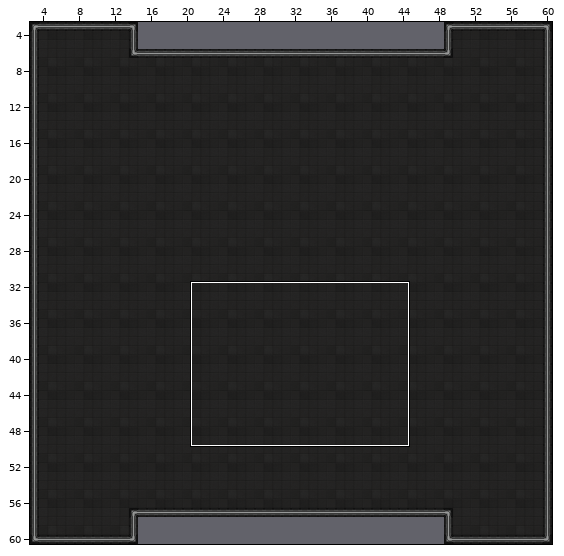
Two versions of a level (Tiled map, Momo/TestGame/TestGameContent/maps/test_arena/test_arena.tmx). The first picture is a wide view before the edit; the outline marks the close-up.
Close-up. The starting point:
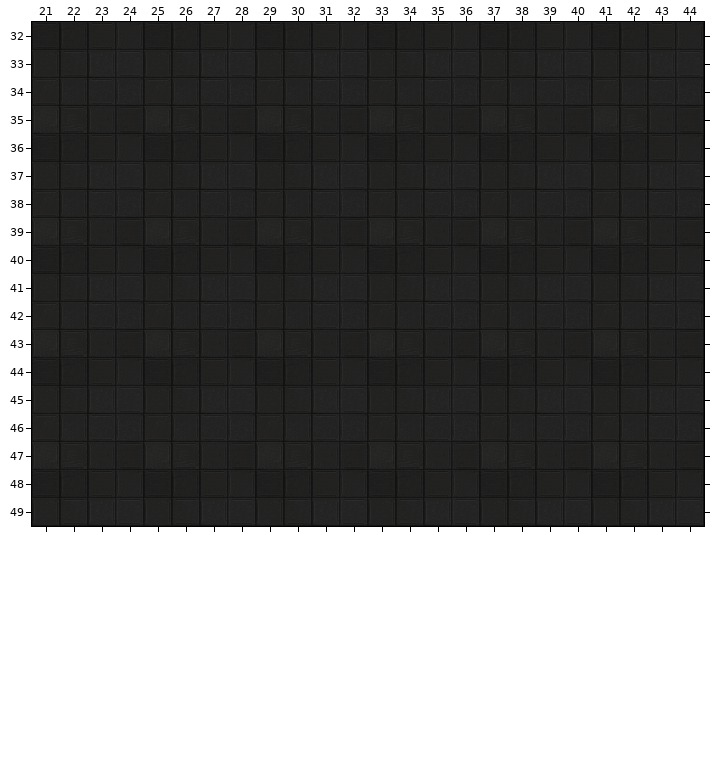
Cells are 32x32 px. Shown: x 21..44, y 32..49. The commit also changed other parts of the map, which this record leaves out.
New version:
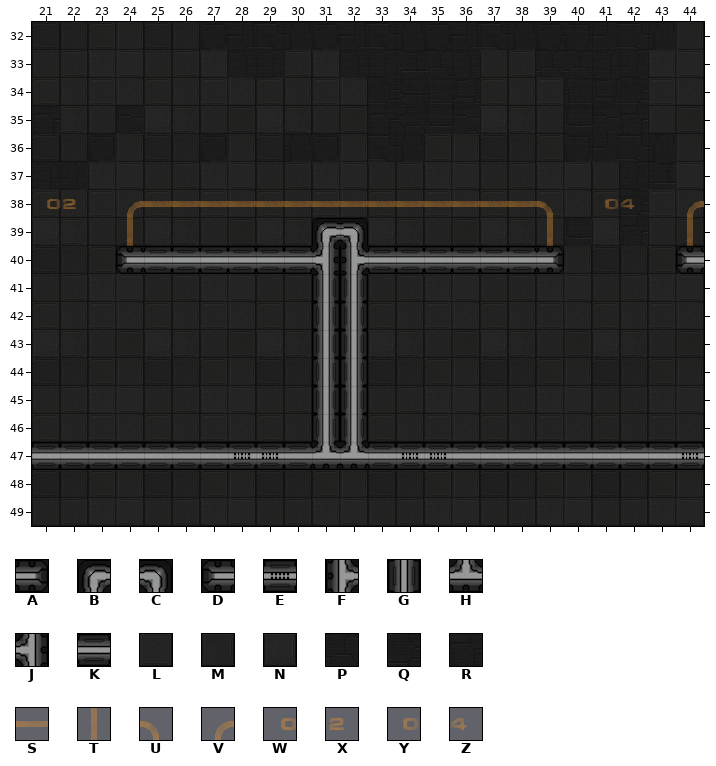
Key: from "ceiling": A 0, B 2, C 3, D 9, E 12, F 18, G 20, H 26, J 27, K 28; from "livingquaters": L 92, M 110, N 125, P 140, Q 158, R 174; from "text": S 8, T 9, U 10, V 13, W 18, X 19, Y 22, Z 23.
_ is an empty cell.
Tiles of an added or newly shown layer are drawn over the layers below it.
What changed:
{"where": "layer \"Floor\""}
{"y":33,"x":40,"old":"L","new":"P"}
{"y":35,"x":21,"old":"N","new":"R"}
{"y":35,"x":33,"old":"N","new":"R"}
{"y":38,"x":42,"old":"M","new":"Q"}
{"where": "layer \"Decals\" (added)"}
{"y":38,"x":21,"old":"__","new":"WX"}
{"y":38,"x":24,"old":"________________","new":"VSSSSSSSSSSSSSSU"}
{"y":38,"x":41,"old":"__","new":"YZ"}
{"y":38,"x":44,"old":"_","new":"V"}
{"y":39,"x":24,"old":"_","new":"T"}
{"y":39,"x":39,"old":"_","new":"T"}
{"y":39,"x":44,"old":"_","new":"T"}
{"where": "layer \"Walls\" (now shown)"}
{"y":39,"x":31,"old":"__","new":"BC"}
{"y":40,"x":24,"old":"________________","new":"DKKKKKKJFKKKKKKA"}
{"y":40,"x":44,"old":"_","new":"D"}
{"y":41,"x":31,"old":"__","new":"GG"}
{"y":42,"x":31,"old":"__","new":"GG"}
{"y":43,"x":31,"old":"__","new":"GG"}
{"y":44,"x":31,"old":"__","new":"GG"}
{"y":45,"x":31,"old":"__","new":"GG"}
{"y":46,"x":31,"old":"__","new":"GG"}
{"y":47,"x":21,"old":"________________________","new":"KKKKKKKEEKHHKEEKKKKKKKKE"}
{"label":"changed","picture_box":[564,50,592,78]}
{"label":"changed","picture_box":[32,106,60,134]}
{"label":"changed","picture_box":[368,106,396,134]}
{"label":"changed","picture_box":[32,190,704,470]}
